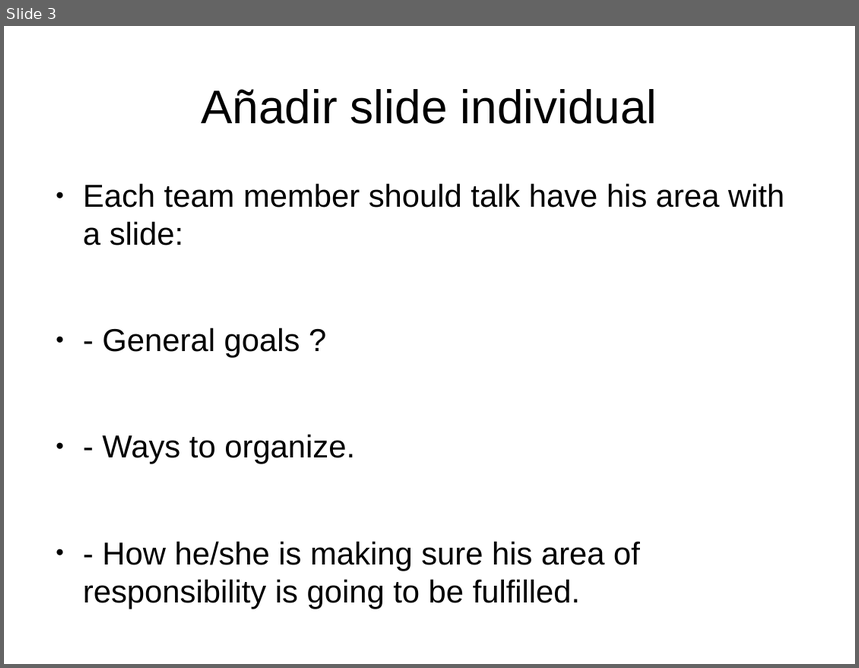
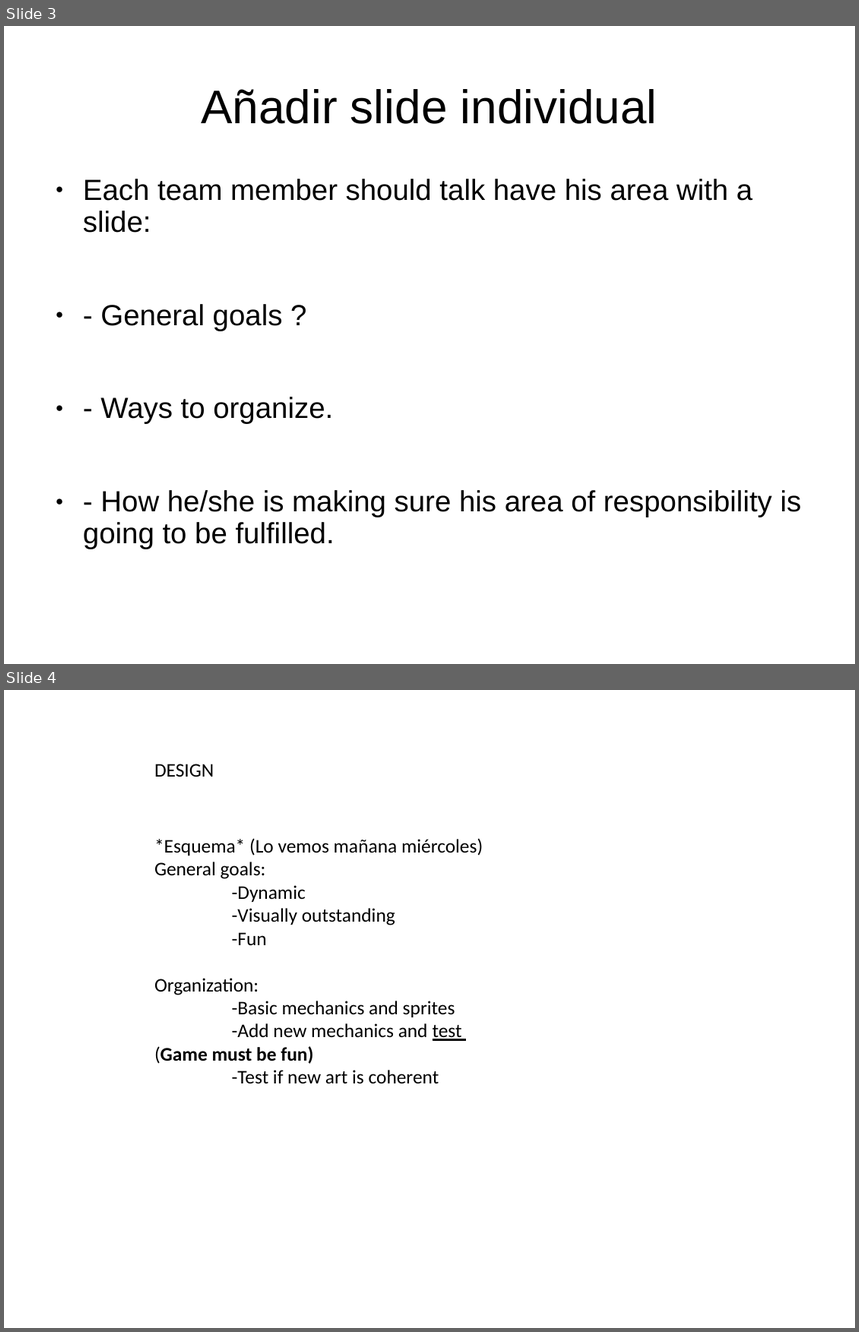
Before and after one commit to carcasanchez/ALinkBetweenAges, a slide deck: DuckDevPresentation.odp. Shown one above the other, each under a label of ours: slide 3 before the commit, slides 3 and 4 after it. The pictures are 859x668 and 859x1332 pixels, drawn with LibreOffice and Linux fonts; fonts in the diff are those of the drawing. Boxes give left, top, right and bottom in pixels: in the first picture for what was removed or moved away, otherwise in the second. Text is boxed around its words. In the diff, an @@ line names an element or a change of style, - is before the commit and + after.

Commit message:
Design Team Presentation scheme

```diff
--- a/DuckDevPresentation.odp
+++ b/DuckDevPresentation.odp
@@ slide 4 added at box(4, 690, 855, 1328), background #FFFFFF @@
@@ text added at box(154, 764, 214, 777), 18 pt, text #000000 @@
+DESIGN
@@ text added at box(154, 838, 483, 1084), 18 pt, text #000000 @@
+*Esquema* (Lo vemos mañana miércoles)
+General goals:
+-Dynamic
+-Visually outstanding
+-Fun
+Organization:
+-Basic mechanics and sprites
+-Add new mechanics and test (Game must be fun)
+-Test if new art is coherent
@@ slide 3 changed as well @@
@@ text "Each team member should talk ..." at box(83, 179, 802, 550): size 29.6 to 27.2 pt; indent changed; line spacing 1 to 0.9 @@
```
Also in this commit, not shown: 3 other slides changed.
